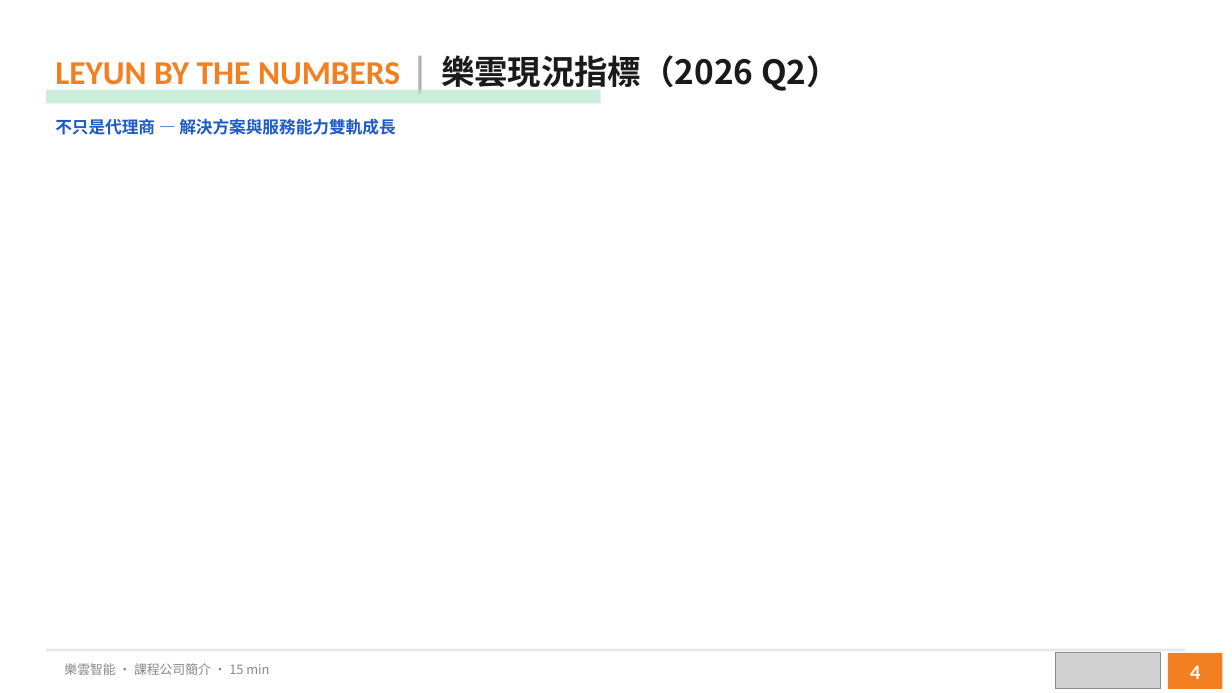
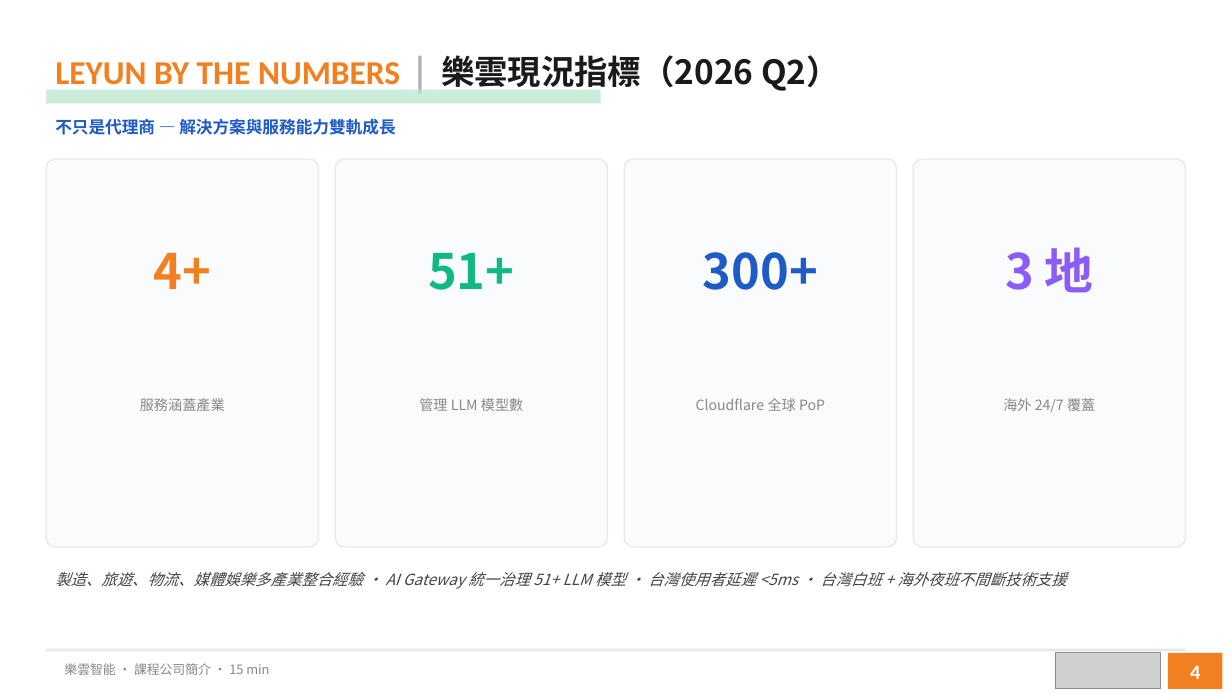
Before and after one commit to victor-workspace/cloudflare-aigw-course, a slide deck: slide 4 of slides/leyun-intro.pptx. Drawn at 1232x693 pixels with LibreOffice and Linux fonts; fonts in the diff are those of the drawing; grey boxes stand for pictures. Boxes give left, top, right and bottom in pixels: in the first picture for what was removed or moved away, otherwise in the second. Text is boxed around its words. In the diff, an @@ line names an element or a change of style, - is before the commit and + after.

```diff
--- a/slides/leyun-intro.pptx
+++ b/slides/leyun-intro.pptx
@@ rounded rectangle added at <box>46,159,319,547</box>, fill #FAFBFC, outline #E5E7EB 1 pt @@
@@ rounded rectangle added at <box>335,159,608,547</box>, fill #FAFBFC, outline #E5E7EB 1 pt @@
@@ rounded rectangle added at <box>624,159,897,547</box>, fill #FAFBFC, outline #E5E7EB 1 pt @@
@@ rounded rectangle added at <box>913,159,1186,547</box>, fill #FAFBFC, outline #E5E7EB 1 pt @@
@@ text added at <box>154,253,212,289</box>, 38 pt, text #F38020, bold @@
+4+
@@ text added at <box>428,253,514,290</box>, 38 pt, text #10B981, bold @@
+51+
@@ text added at <box>703,252,818,290</box>, 38 pt, text #1E5BC6, bold @@
+300+
@@ text added at <box>1005,247,1094,293</box>, 38 pt, text #8B5CF6, bold @@
+3 地
@@ text added at <box>140,398,225,411</box>, 11 pt, text #888888 @@
+服務涵蓋產業
@@ text added at <box>419,398,523,411</box>, 11 pt, text #888888 @@
+管理 LLM 模型數
@@ text added at <box>696,398,825,411</box>, 11 pt, text #888888 @@
+Cloudflare 全球 PoP
@@ text added at <box>1003,398,1095,412</box>, 11 pt, text #888888 @@
+海外 24/7 覆蓋
@@ text added at <box>55,572,1066,589</box>, 12 pt, text #444444, italic @@
+製造、旅遊、物流、媒體娛樂多產業整合經驗 · AI Gateway 統一治理 51+ LLM 模型 · 台灣使用者延遲 <5ms · 台灣白班 + 海外夜班不間斷技術支援
```
Also in this commit, not shown: 1 other slide changed, 1 other file.
